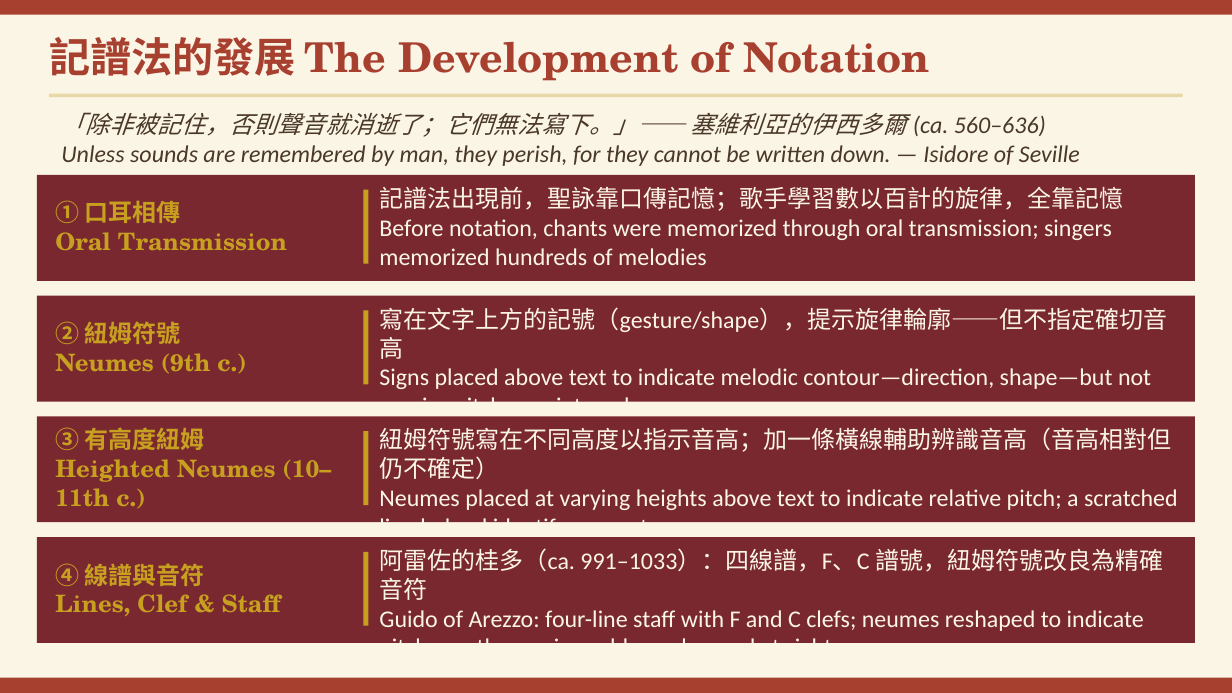
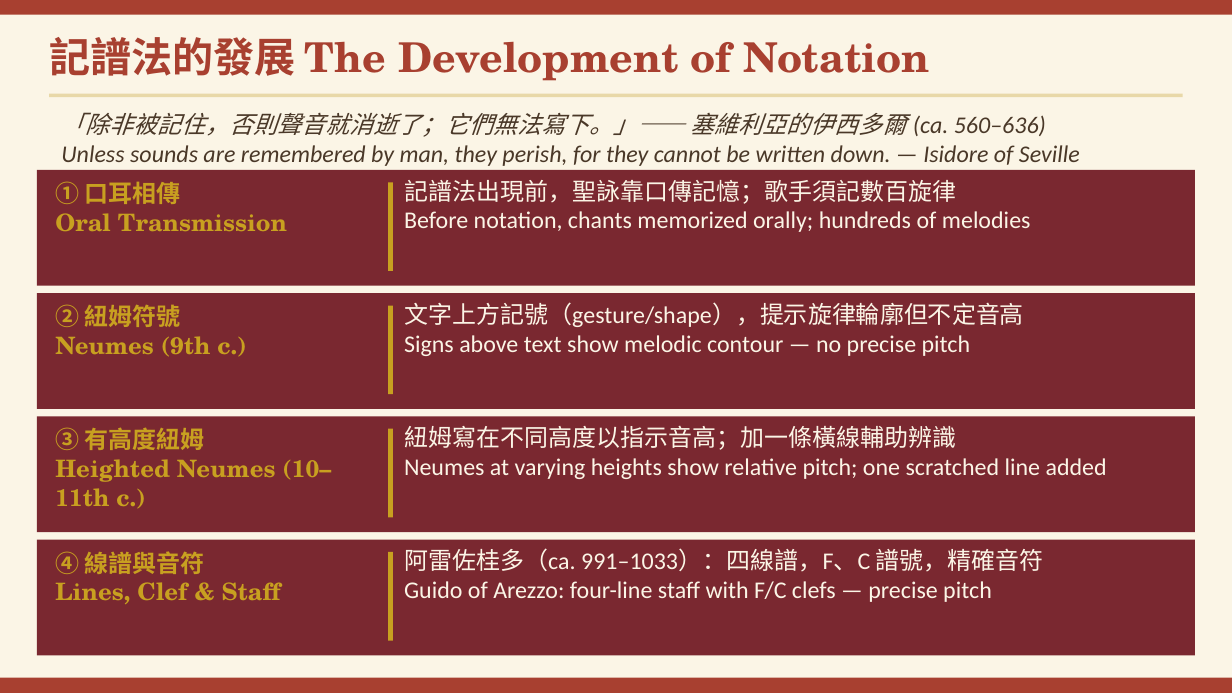
Before and after one commit to ccli-taipower/A_History_of_Western_Music, a slide deck: slide 10 of Ch02_Christian_Church.pptx. Drawn at 1232x693 pixels with LibreOffice and Linux fonts; fonts in the diff are those of the drawing. Boxes give left, top, right and bottom in pixels: in the first picture for what was removed or moved away, otherwise in the second. Text is boxed around its words. In the diff, an @@ line names an element or a change of style, - is before the commit and + after.

```diff
--- a/Ch02_Christian_Church.pptx
+++ b/Ch02_Christian_Church.pptx
@@ rectangle: place and size @@
-rectangle at (37, 175, 1195, 281)
+rectangle at (37, 170, 1195, 286)
@@ rectangle: place and size @@
-rectangle at (363, 190, 368, 264)
+rectangle at (388, 182, 393, 271)
@@ text at (404, 180, 1031, 232): text changed @@
-記譜法出現前，聖詠靠口傳記憶；歌手學習數以百計的旋律，全靠記憶
-Before notation, chants were memorized through oral transmission; singers memorized hundreds of melodies
+記譜法出現前，聖詠靠口傳記憶；歌手須記數百旋律
+Before notation, chants memorized orally; hundreds of melodies
@@ rectangle: place and size @@
-rectangle at (37, 296, 1195, 402)
+rectangle at (37, 293, 1195, 409)
@@ rectangle: place and size @@
-rectangle at (363, 310, 368, 384)
+rectangle at (388, 306, 393, 394)
@@ text at (404, 302, 1024, 356): text changed @@
-寫在文字上方的記號（gesture/shape），提示旋律輪廓——但不指定確切音高
-Signs placed above text to indicate melodic contour—direction, shape—but not precise pitches or intervals
+文字上方記號（gesture/shape），提示旋律輪廓但不定音高
+Signs above text show melodic contour — no precise pitch
@@ rectangle: place and size @@
-rectangle at (37, 416, 1195, 522)
+rectangle at (37, 416, 1195, 532)
@@ rectangle: place and size @@
-rectangle at (363, 431, 368, 505)
+rectangle at (388, 429, 393, 517)
@@ text at (404, 426, 1107, 479): text changed @@
-紐姆符號寫在不同高度以指示音高；加一條橫線輔助辨識音高（音高相對但仍不確定）
-Neumes placed at varying heights above text to indicate relative pitch; a scratched line helped identify one note
+紐姆寫在不同高度以指示音高；加一條橫線輔助辨識
+Neumes at varying heights show relative pitch; one scratched line added
@@ rectangle: place and size @@
-rectangle at (37, 537, 1195, 643)
+rectangle at (37, 540, 1195, 655)
@@ vertical alignment middle to top in 4 elements at (55, 181, 287, 231), (55, 304, 246, 357), (55, 427, 331, 509), (55, 551, 280, 604) @@
@@ rectangle: place and size @@
-rectangle at (363, 552, 368, 626)
+rectangle at (388, 552, 393, 641)
@@ text at (404, 548, 1044, 602): text changed @@
-阿雷佐的桂多（ca. 991–1033）：四線譜，F、C 譜號，紐姆符號改良為精確音符
-Guido of Arezzo: four-line staff with F and C clefs; neumes reshaped to indicate pitch exactly; music could now be read at sight
+阿雷佐桂多（ca. 991–1033）：四線譜，F、C 譜號，精確音符
+Guido of Arezzo: four-line staff with F/C clefs — precise pitch
```
Also in this commit, not shown: 3 other slides changed, 1 other file.
